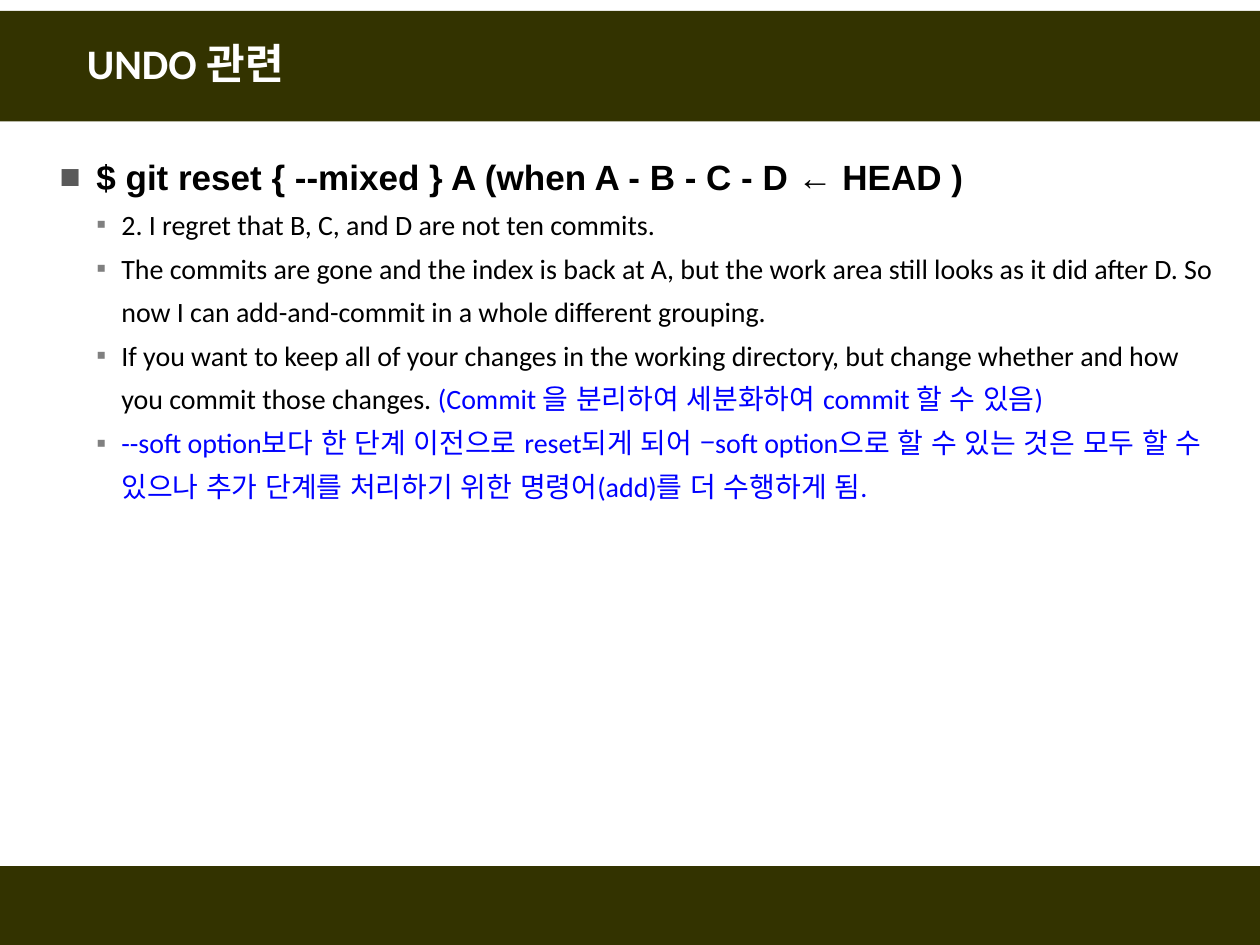
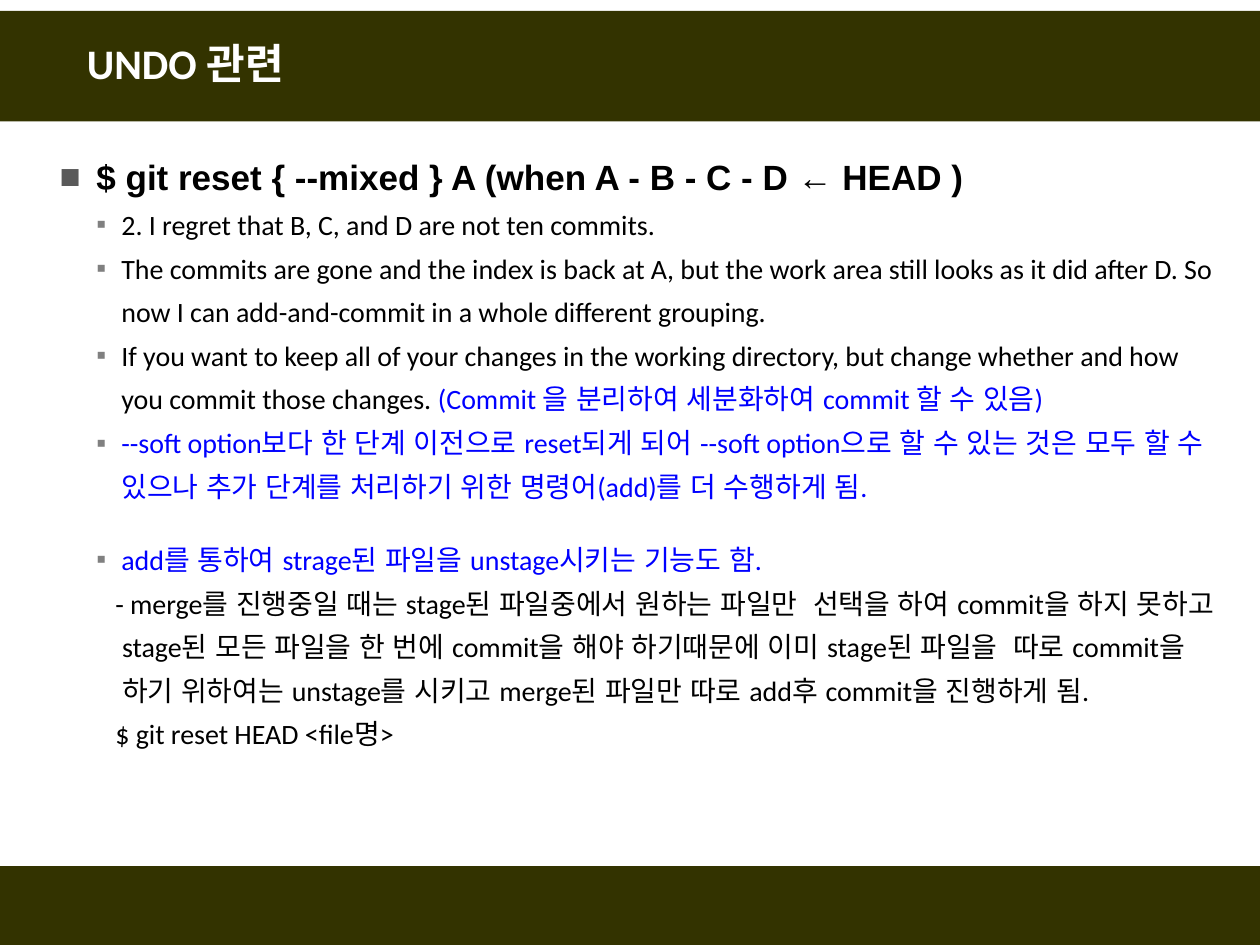
Before and after one commit to fasthill/github-lecture, a slide deck: slide 16 of git및github첫걸음11-명령어모음.pptx. Drawn at 1260x945 pixels with LibreOffice and Linux fonts; fonts in the diff are those of the drawing. Boxes give left, top, right and bottom in pixels: in the first picture for what was removed or moved away, otherwise in the second. Text is boxed around its words. In the diff, an @@ line names an element or a change of style, - is before the commit and + after.

```diff
--- a/git및github첫걸음11-명령어모음.pptx
+++ b/git및github첫걸음11-명령어모음.pptx
@@ text at <box>121,429,1214,749</box>: text changed; text colour #0000FF to #000000 @@
-  ▪ --soft option보다 한 단계 이전으로 reset되게 되어 –soft option으로 할 수 있는 것은 모두 할 수 있으나 추가 단계를 처리하기 위한 명령어(add)를 더 수행하게 됨.
+  ▪ --soft option보다 한 단계 이전으로 reset되게 되어 --soft option으로 할 수 있는 것은 모두 할 수 있으나 추가 단계를 처리하기 위한 명령어(add)를 더 수행하게 됨.
+  ▪ add를 통하여 strage된 파일을 unstage시키는 기능도 함.
+  - merge를 진행중일 때는 stage된 파일중에서 원하는 파일만 선택을 하여 commit을 하지 못하고 stage된 모든 파일을 한 번에 commit을 해야 하기때문에 이미 stage된 파일을 따로 commit을 하기 위하여는 unstage를 시키고 merge된 파일만 따로 add후 commit을 진행하게 됨.
+  $ git reset HEAD <file명>
```
